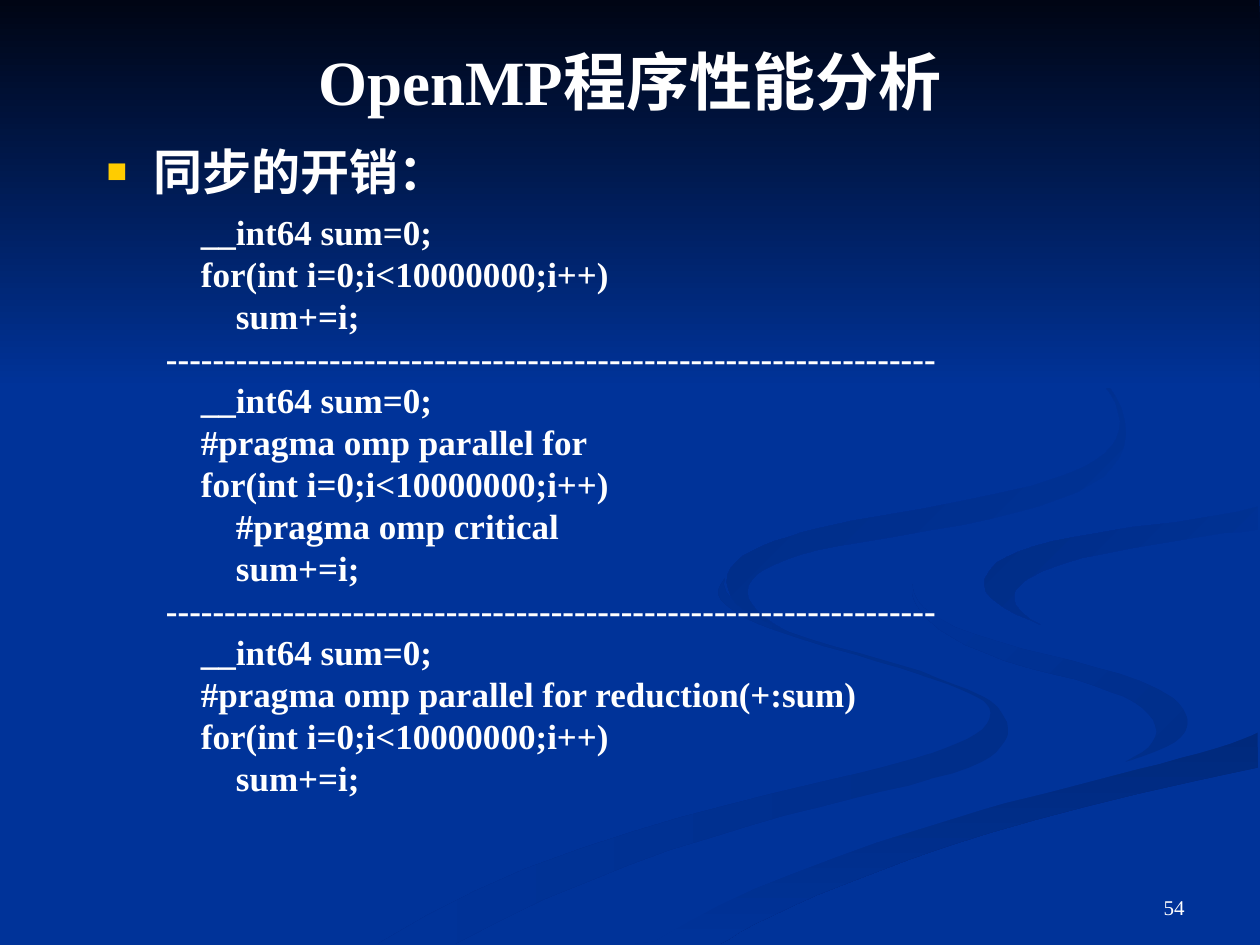
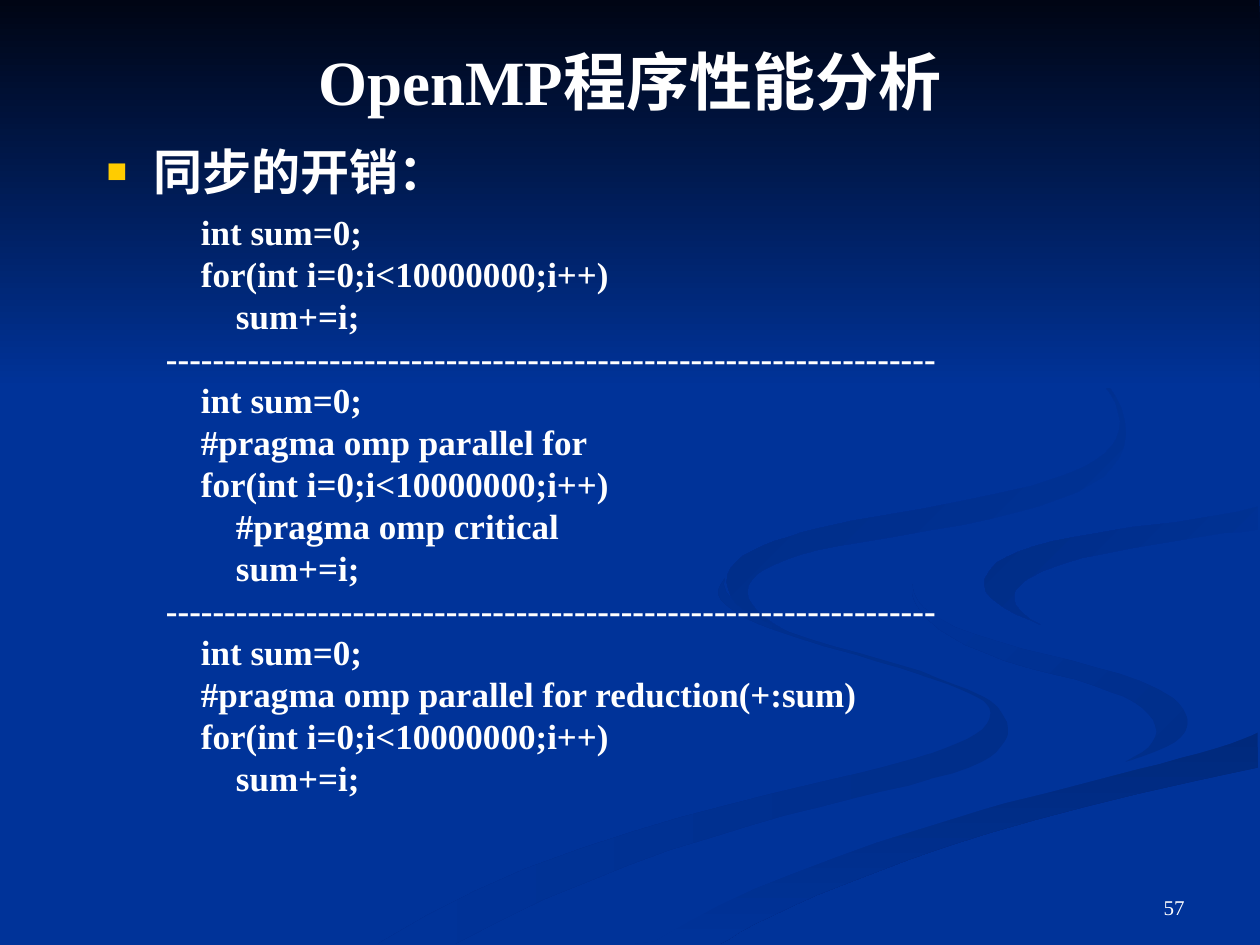
Before and after one commit to cedarli/linux, a slide deck: slide 57 of openMP/doc/OpenMP.ppt (slide 54 before the commit). Drawn at 1260x945 pixels with LibreOffice and Linux fonts; fonts in the diff are those of the drawing. Boxes give left, top, right and bottom in pixels: in the first picture for what was removed or moved away, otherwise in the second. Text is boxed around its words. In the diff, an @@ line names an element or a change of style, - is before the commit and + after.

```diff
--- a/openMP/doc/OpenMP.ppt
+++ b/openMP/doc/OpenMP.ppt
@@ text at box(201, 220, 362, 251): text changed @@
-__int64 sum=0;
+int sum=0;
@@ text at box(201, 388, 362, 419): text changed @@
-__int64 sum=0;
+int sum=0;
@@ text at box(201, 640, 362, 671): text changed @@
-__int64 sum=0;
+int sum=0;
@@ page number at box(1164, 901, 1185, 916): text changed @@
-54
+57
```
Also in this commit, not shown: 5 other slides changed, 4 slides added, 1 slide removed, 5 other files.
